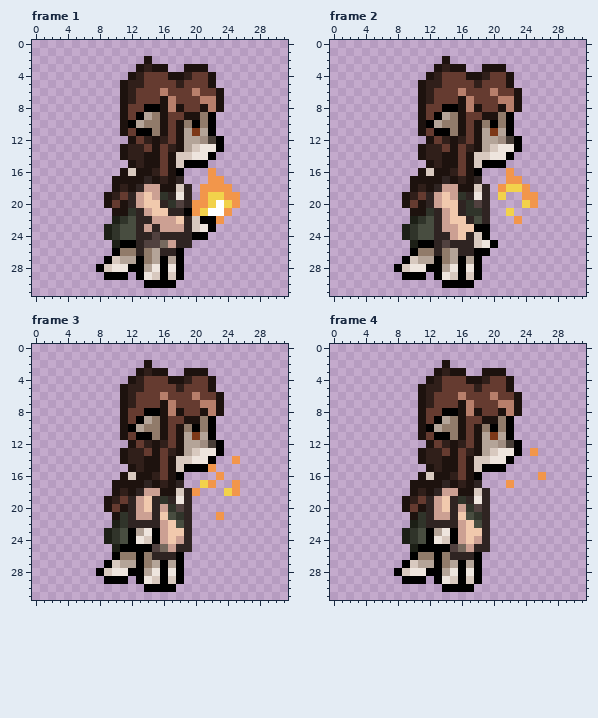
Edited in one commit: pixel-art file (art/OV/Mira/ReachOut.aseprite). The first picture shows the starting point.
32x32 pixels, 9 frames. Shown: frame 1, frame 2, frame 3, frame 4. The commit also changed other frames, which this record leaves out.
After:
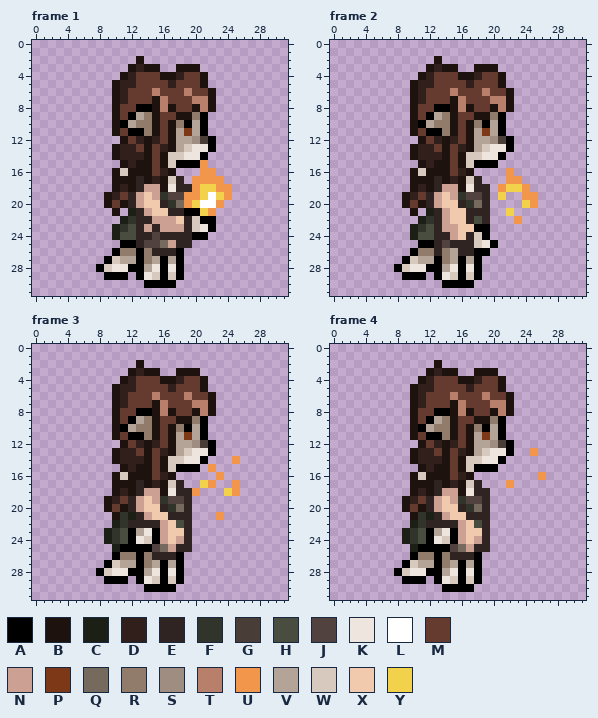
Palette (. is transparent): A #000000  B #1d120e  C #1c1f16  D #301f1a  E #2f2422  F #30342a  G #483e37  H #484d40  J #51413f  K #eee5de  L #ffffff  M #653b30  N #cca093  P #7d3818  Q #76695e  R #917b6a  S #a08d81  T #b87f6b  U #f2964b  V #b4a498  W #d8c9bf  X #f1c9ad  Y #f2d24b
Diff:
Frame 1, layer "Layer 2":
y 2: x 13..14 .B -> B.
y 3: x 12..14 .BD -> BDB; x 16 B -> .; x 18 . -> B; x 21 B -> .
y 4: x 11..13 .BD -> BDM; x 16 M -> B; x 18..19 BD -> DM; x 21..22 MB -> B.
y 5: x 10..11 .B -> BD; x 13 D -> M; x 17..18 MD -> DM; x 21..22 MB -> B.
y 6: x 10..12 .BD -> BDM; x 15..16 MT -> TM; x 19..20 MT -> TM; x 22..23 MB -> B.
y 7: x 10..12 .BD -> BDM; x 15..17 MBT -> BTM; x 20 M -> T; x 22..23 TB -> B.
y 8: x 10..11 .B -> BM; x 13 M -> A; x 15..18 ABTB -> BTBM; x 20..23 MBTB -> BTB.
y 9: x 10..16 .BMAVRB -> BMAVRBM; x 18 M -> B; x 20..22 BRA -> RA.
y 10: x 10..13 .BAV -> BAVR; x 15..22 RBMBRARA -> BMBRAVA.
y 11: x 10..12 .BM -> BMA; x 14..22 ARBMBVPVA -> RBMBVPVA.
y 12: x 11..18 .BMDBDMB -> BMDBDMBV; x 20..23 VSGA -> SGA.
y 13: x 10..11 .B -> BD; x 13..20 DMBMDBVW -> MBMDBVWK; x 22..23 KA -> A.
y 14: x 10..11 .B -> BD; x 15..17 BMB -> MBW; x 19 W -> K; x 21..22 KA -> A.
y 15: x 11..13 .BD -> BDB; x 15..18 BMBW -> MBWA; x 21 A -> U
y 16: x 10..12 .BW -> BWB; x 15..16 DM -> MD; x 18 A -> .; x 21 . -> U
y 17: x 13..17 BEBDB -> EBDBW; x 20..21 .. -> UU
y 18: x 17..18 BW -> KE; x 20..22 .UU -> UYY
y 19: x 17..22 EKE.UY -> JJUUYL; x 25 U -> .
y 20: x 18..25 JEUUYLYU -> QUYLLU..
y 21: x 11..12 BF -> .C; x 20 U -> A; x 22..24 LLU -> U..
y 22: x 10..12 CFH -> .CF; x 23 U -> .
y 23: x 9..11 CFH -> .CF
y 24: x 9..10 CF -> .C
y 25: x 10 C -> .
y 26: x 13 E -> A; x 15 V -> E
Frame 2, layer "Layer 2":
y 2: x 13..14 .B -> B.
y 3: x 12..14 .BD -> BDB; x 16 B -> .; x 18 . -> B; x 21 B -> .
y 4: x 11..13 .BD -> BDM; x 16 M -> B; x 18..19 BD -> DM; x 21..22 MB -> B.
y 5: x 10..11 .B -> BD; x 13 D -> M; x 17..18 MD -> DM; x 21..22 MB -> B.
y 6: x 10..12 .BD -> BDM; x 15..16 MT -> TM; x 19..20 MT -> TM; x 22..23 MB -> B.
y 7: x 10..12 .BD -> BDM; x 15..17 MBT -> BTM; x 20 M -> T; x 22..23 TB -> B.
y 8: x 10..11 .B -> BM; x 13 M -> A; x 15..18 ABTB -> BTBM; x 20..23 MBTB -> BTB.
y 9: x 10..16 .BMAVRB -> BMAVRBM; x 18 M -> B; x 20..22 BRA -> RA.
y 10: x 10..13 .BAV -> BAVR; x 15..22 RBMBRARA -> BMBRAVA.
y 11: x 10..12 .BM -> BMA; x 14..22 ARBMBVPVA -> RBMBVPVA.
y 12: x 11..18 .BMDBDMB -> BMDBDMBV; x 20..23 VSGA -> SGA.
y 13: x 10..11 .B -> BD; x 13..20 DMBMDBVW -> MBMDBVWK; x 22..23 KA -> A.
y 14: x 10..11 .B -> BD; x 15..17 BMB -> MBW; x 19 W -> K; x 21..22 KA -> A.
y 15: x 11..13 .BD -> BDB; x 15..18 BMBW -> MBWA; x 21 A -> .
y 16: x 10..12 .BW -> BWB; x 15..16 DM -> MD; x 18 A -> .
y 17: x 13..17 BEBDB -> EBDBW
y 18: x 17..18 BW -> KE
y 19: x 17..18 EK -> JJ
y 20: x 18 J -> Q
y 21: x 11..12 BF -> .C; x 16..18 EFF -> XEE
y 22: x 10..12 CFH -> .CF
y 23: x 9..11 CFH -> .CF
y 24: x 9..10 CF -> .C
y 25: x 10 C -> .
Frame 3, layer "Layer 2":
y 2: x 13..14 .B -> B.
y 3: x 12..14 .BD -> BDB; x 16 B -> .; x 18 . -> B; x 21 B -> .
y 4: x 11..13 .BD -> BDM; x 16 M -> B; x 18..19 BD -> DM; x 21..22 MB -> B.
y 5: x 10..11 .B -> BD; x 13 D -> M; x 17..18 MD -> DM; x 21..22 MB -> B.
y 6: x 10..12 .BD -> BDM; x 15..16 MT -> TM; x 19..20 MT -> TM; x 22..23 MB -> B.
y 7: x 10..12 .BD -> BDM; x 15..17 MBT -> BTM; x 20 M -> T; x 22..23 TB -> B.
y 8: x 10..11 .B -> BM; x 13 M -> A; x 15..18 ABTB -> BTBM; x 20..23 MBTB -> BTB.
y 9: x 10..16 .BMAVRB -> BMAVRBM; x 18 M -> B; x 20..22 BRA -> RA.
y 10: x 10..13 .BAV -> BAVR; x 15..22 RBMBRARA -> BMBRAVA.
y 11: x 10..12 .BM -> BMA; x 14..22 ARBMBVPVA -> RBMBVPVA.
y 12: x 11..18 .BMDBDMB -> BMDBDMBV; x 20..23 VSGA -> SGA.
y 13: x 10..11 .B -> BD; x 13..20 DMBMDBVW -> MBMDBVWK; x 22..23 KA -> A.
y 14: x 10..11 .B -> BD; x 15..17 BMB -> MBW; x 19 W -> K; x 21..22 KA -> A.
y 15: x 11..13 .BD -> BDB; x 15..18 BMBW -> MBWA; x 21 A -> .
y 16: x 10..12 .BW -> BWB; x 15..16 DM -> MD; x 18 A -> .
y 17: x 13..17 BEBDB -> EBDBW
y 18: x 17..18 BW -> KE
y 19: x 15 E -> N; x 17..18 EK -> JJ
y 20: x 15..16 EN -> XE; x 18 J -> Q
y 21: x 12..13 EN -> CE; x 15 E -> X; x 17..18 HF -> EE
Frame 4, layer "Layer 2": the same change as frame 3
Changed places in both pictures, as pixel boxes (x1, y1, x2, y2):
changed: (104, 56, 240, 256)
changed: (402, 56, 522, 248)
changed: (112, 360, 224, 520)
changed: (410, 360, 522, 520)
